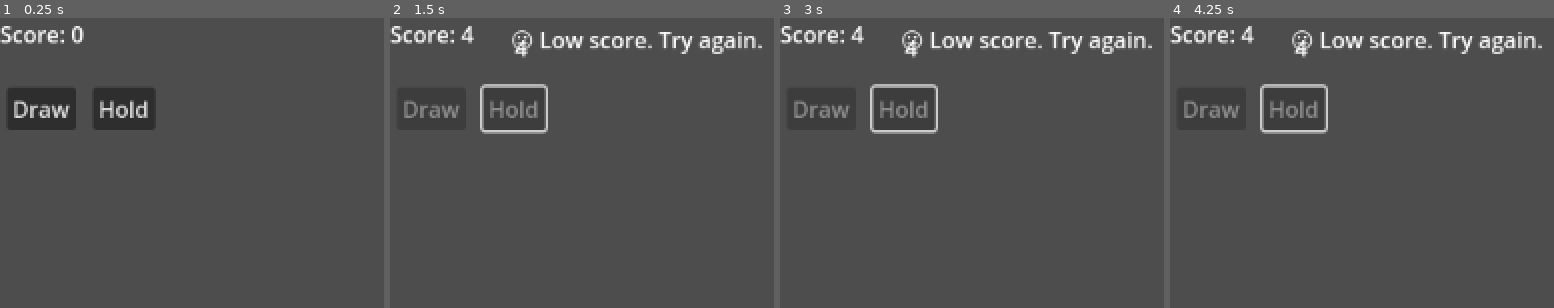
Above: before the commit, frames 1-4 (left to right).
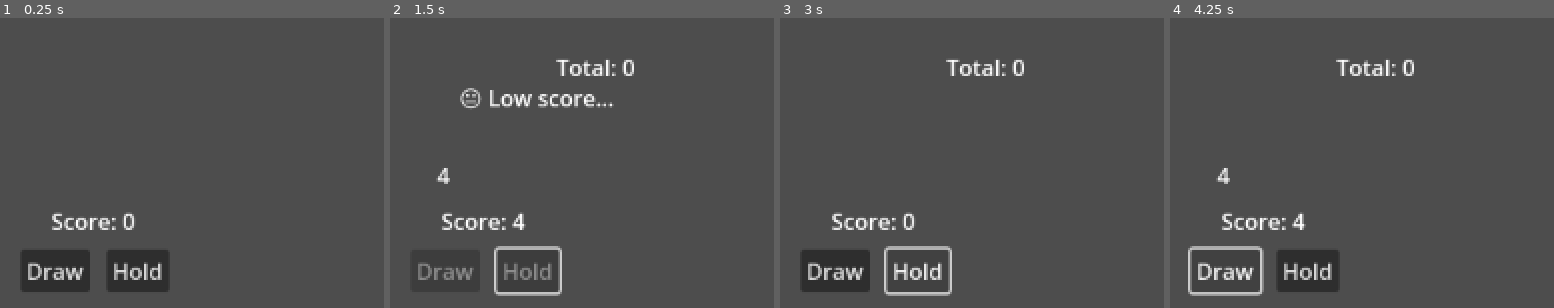
Above: after the commit, the same moments.

Repository: szefer-piotr/mobile_game
Game: Godot game, scene res://BlackjackTest.tscn
Two runs of this game, one before a commit and one after it. Both use one fixed random seed, a clock stepped at 60 frames per second and the inputs below. The project has no main scene, so this scene is started directly.
Inputs (mouse positions are in pixels of both pictures, inside the frame that each line leads up to):
- Up to frame 1 (0.25 s): no input
- Up to frame 2 (1.5 s): click "Draw" at 0.5 s; click "Hold" at 1.25 s
- Up to frame 3 (3 s): tap Enter at 2 s; tap Space at 2.75 s
- Up to frame 4 (4.25 s): click (1223, 270) at 3.5 s, where only the run after the commit has a clickable "Draw"

The runs differ from the first frame. In frame 1, 10% of the frame differs, in the area x 0-44%, y 2-95%; in frame 2, 7.5%; in frame 3, 8.6%; in frame 4, 8.5%.

Commit message:
Unsuccessfull moving from 2d to 3d scene.

Diff:
--- a/BlackjackTest.tscn
+++ b/BlackjackTest.tscn
@@ -5,46 +5,60 @@
 [node name="Main" type="Control"]
 layout_mode = 3
 anchors_preset = 0
-offset_right = 40.0
-offset_bottom = 40.0
+offset_left = 15.0
+offset_top = 44.0
+offset_right = 55.0
+offset_bottom = 84.0
 script = ExtResource("1_157hr")
 
 [node name="ScoreLabel" type="Label" parent="."]
 layout_mode = 0
-offset_right = 40.0
-offset_bottom = 23.0
+offset_left = 22.0
+offset_top = 91.0
+offset_right = 83.0
+offset_bottom = 114.0
 text = "Score: 0"
+
+[node name="TotalScoreLabel" type="Label" parent="."]
+layout_mode = 0
+offset_left = 105.0
+offset_top = -20.0
+offset_right = 145.0
+offset_bottom = 3.0
 
 [node name="CardContainer" type="HBoxContainer" parent="."]
 layout_mode = 0
-offset_left = 90.0
-offset_top = 2.0
-offset_right = 130.0
-offset_bottom = 42.0
+offset_left = 19.0
+offset_top = 50.0
+offset_right = 92.0
+offset_bottom = 90.0
 
 [node name="DrawButton" type="Button" parent="."]
 layout_mode = 0
-offset_left = 5.0
-offset_top = 50.0
-offset_right = 55.0
-offset_bottom = 81.0
+offset_top = 123.0
+offset_right = 50.0
+offset_bottom = 154.0
 text = "Draw"
 
 [node name="HoldButton" type="Button" parent="."]
 layout_mode = 0
-offset_left = 67.0
-offset_top = 50.0
-offset_right = 112.0
-offset_bottom = 81.0
+offset_left = 62.0
+offset_top = 123.0
+offset_right = 107.0
+offset_bottom = 154.0
 text = "Hold"
 
 [node name="ResultLabel" type="Label" parent="."]
 layout_mode = 0
-offset_left = 87.0
-offset_top = 4.0
-offset_right = 127.0
-offset_bottom = 27.0
+offset_left = 35.0
+offset_top = 2.0
+offset_right = 75.0
+offset_bottom = 25.0
 text = "\"\""
+
+[node name="RestartTimer" type="Timer" parent="."]
+wait_time = 1.5
+one_shot = true
 
 [connection signal="pressed" from="DrawButton" to="." method="_on_DrawButton_pressed"]
 [connection signal="pressed" from="HoldButton" to="." method="_on_HoldButton_pressed"]
--- /dev/null
+++ b/Card3D.gd
@@ -0,0 +1,11 @@
+extends Node3D
+
+@export var value: int = 0
+@export var target_position: Vector3
+
+func _ready():
+	# Optional: show number with Label3D if needed
+	pass
+
+func _process(delta):
+	global_position = global_position.lerp(target_position, delta * 5.0)
--- /dev/null
+++ b/Card3D.tscn
@@ -0,0 +1,14 @@
+[gd_scene load_steps=3 format=3 uid="uid://bqiltepaituur"]
+
+[ext_resource type="Script" uid="uid://c8xbm7nysu3da" path="res://Card3D.gd" id="1_eeaw3"]
+
+[sub_resource type="BoxMesh" id="BoxMesh_axxlu"]
+
+[node name="Card3D" type="Node3D"]
+script = ExtResource("1_eeaw3")
+
+[node name="MeshInstance3D" type="MeshInstance3D" parent="."]
+transform = Transform3D(0.6, 0, 0, 0, 0.025, 0, 0, 0, 1, 0, 0, 0)
+mesh = SubResource("BoxMesh_axxlu")
+
+[node name="Label3D" type="Label3D" parent="."]
--- /dev/null
+++ b/Main.gd
@@ -0,0 +1,70 @@
+extends Node3D
+
+@onready var card_scene = preload("res://Card3D.tscn")
+@onready var card_row = $CardRow
+@onready var card_spawn = $CardSpawn
+@onready var draw_button = $CanvasLayer/DrawButton
+@onready var hold_button = $CanvasLayer/HoldButton
+@onready var score_label = $CanvasLayer/ScoreLabel
+@onready var total_label = $CanvasLayer/TotalScoreLabel
+@onready var result_label = $CanvasLayer/ResultLabel
+@onready var restart_timer = $CanvasLayer/RestartTimer
+
+var current_score = 0
+var total_score = 0
+var cards = []
+
+func _ready():
+	restart_timer.timeout.connect(_on_restart_timer_timeout)
+	reset_game()
+
+func reset_game():
+	current_score = 0
+	cards.clear()
+	score_label.text = "Score: 0"
+	result_label.text = ""
+	draw_button.disabled = false
+	hold_button.disabled = false
+
+	# remove old cards
+	for c in card_row.get_children():
+		c.queue_free()
+
+func _on_DrawButton_pressed():
+	var value = randi() % 6 + 1
+	current_score += value
+	score_label.text = "Score: " + str(current_score)
+
+	var card = card_scene.instantiate()
+	card.value = value
+	card.global_position = card_spawn.global_position
+
+	# spread cards along x axis
+	var target_x = float(cards.size()) * 1.5
+	card.target_position = card_row.global_transform.origin + Vector3(target_x, 0, 0)
+
+	card_row.add_child(card)
+	cards.append(card)
+
+	if current_score == 21:
+		total_score += 50
+		end_game("🎉 Jackpot! +50", true)
+	elif current_score > 21:
+		end_game("💥 Bust!", false)
+
+func _on_HoldButton_pressed():
+	if current_score >= 18:
+		total_score += current_score
+		end_game("👍 Scored " + str(current_score), true)
+	else:
+		end_game("😐 Low score...", false)
+
+func end_game(msg, gave_reward):
+	result_label.text = msg
+	total_label.text = "Total: " + str(total_score)
+	draw_button.disabled = true
+	hold_button.disabled = true
+	restart_timer.start()
+
+func _on_restart_timer_timeout():
+	reset_game()
--- /dev/null
+++ b/Main.tscn
@@ -0,0 +1,59 @@
+[gd_scene load_steps=2 format=3 uid="uid://dcrd14o24qurl"]
+
+[ext_resource type="Script" uid="uid://byg21kjff3r27" path="res://Main.gd" id="1_glv2v"]
+
+[node name="Main" type="Node3D"]
+script = ExtResource("1_glv2v")
+
+[node name="Table" type="StaticBody3D" parent="."]
+
+[node name="CardSpawn" type="Marker3D" parent="."]
+
+[node name="CardRow" type="Node3D" parent="."]
+
+[node name="Camera3D" type="Camera3D" parent="."]
+
+[node name="CanvasLayer" type="CanvasLayer" parent="."]
+
+[node name="ScoreLabel" type="Label" parent="CanvasLayer"]
+offset_left = 22.0
+offset_top = 91.0
+offset_right = 83.0
+offset_bottom = 114.0
+text = "Score: 0"
+
+[node name="TotalScoreLabel" type="Label" parent="CanvasLayer"]
+offset_left = 105.0
+offset_top = -20.0
+offset_right = 145.0
+offset_bottom = 3.0
+
+[node name="CardContainer" type="HBoxContainer" parent="CanvasLayer"]
+offset_left = 19.0
+offset_top = 50.0
+offset_right = 92.0
+offset_bottom = 90.0
+
+[node name="DrawButton" type="Button" parent="CanvasLayer"]
+offset_top = 123.0
+offset_right = 50.0
+offset_bottom = 154.0
+text = "Draw"
+
+[node name="HoldButton" type="Button" parent="CanvasLayer"]
+offset_left = 62.0
+offset_top = 123.0
+offset_right = 107.0
+offset_bottom = 154.0
+text = "Hold"
+
+[node name="ResultLabel" type="Label" parent="CanvasLayer"]
+offset_left = 35.0
+offset_top = 2.0
+offset_right = 75.0
+offset_bottom = 25.0
+text = "\"\""
+
+[node name="RestartTimer" type="Timer" parent="CanvasLayer"]
+wait_time = 1.5
+one_shot = true
--- a/blackjack_test.gd
+++ b/blackjack_test.gd
@@ -1,9 +1,11 @@
 extends Control
 
 var current_score = 0
+var total_score = 0
 var cards = []
 
 func _ready():
+	$RestartTimer.timeout.connect(self._on_RestartTimer_timeout)
 	reset_game()
 
 func reset_game():
@@ -11,14 +13,16 @@
 	cards.clear()
 	$ScoreLabel.text = "Score: 0"
 	$ResultLabel.text = ""
+
 	for child in $CardContainer.get_children():
 		$CardContainer.remove_child(child)
 		child.queue_free()
+
 	$DrawButton.disabled = false
 	$HoldButton.disabled = false
 
 func _on_DrawButton_pressed():
-	var value = randi() % 6 + 1  # Random number 1–6
+	var value = randi() % 6 + 1  # Random 1–6
 	cards.append(value)
 	current_score += value
 
@@ -29,23 +33,27 @@
 	$ScoreLabel.text = "Score: " + str(current_score)
 
 	if current_score == 21:
-		end_game("🎉 Jackpot! You hit 21!")
+		total_score += 50
+		end_game("🎉 Jackpot! +50", true)
 	elif current_score > 21:
-		end_game("💥 Bust! You went over 21.")
+		end_game("💥 Bust!", false)
 
 func _on_HoldButton_pressed():
-	if current_score < 15:
-		end_game("😐 Low score. Try again.")
-	elif current_score < 21:
-		end_game("👍 Good job! You scored " + str(current_score) + ".")
-	# Note: exact 21 already handled in draw
+	if current_score >= 18:
+		var reward = current_score  # e.g. 18 = +18 coins
+		total_score += reward
+		end_game("👍 Scored " + str(current_score) + "! +" + str(reward), true)
+	else:
+		end_game("😐 Low score...", false)
 
-func end_game(message):
+func end_game(message: String, reward_given: bool):
 	$ResultLabel.text = message
+	$TotalScoreLabel.text = "Total: " + str(total_score)
+
 	$DrawButton.disabled = true
 	$HoldButton.disabled = true
-	# Optionally: Add restart button or auto-reset delay
 
-# Optional: You can add this method to reset the game after a delay
-# func _on_Timer_timeout():
-#     reset_game()
+	$RestartTimer.start()  # wait 1.5s, then reset
+
+func _on_RestartTimer_timeout():
+	reset_game()
Not shown, added: Card3D.gd.uid
Not shown, added: Main.gd.uid
